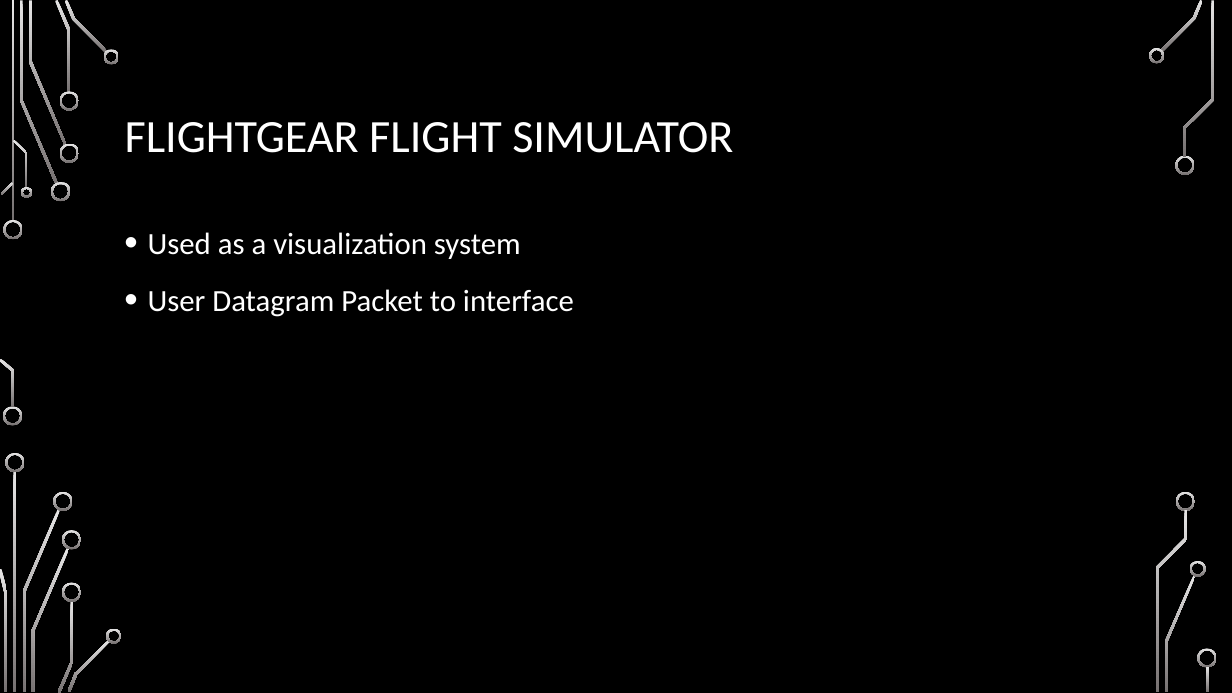
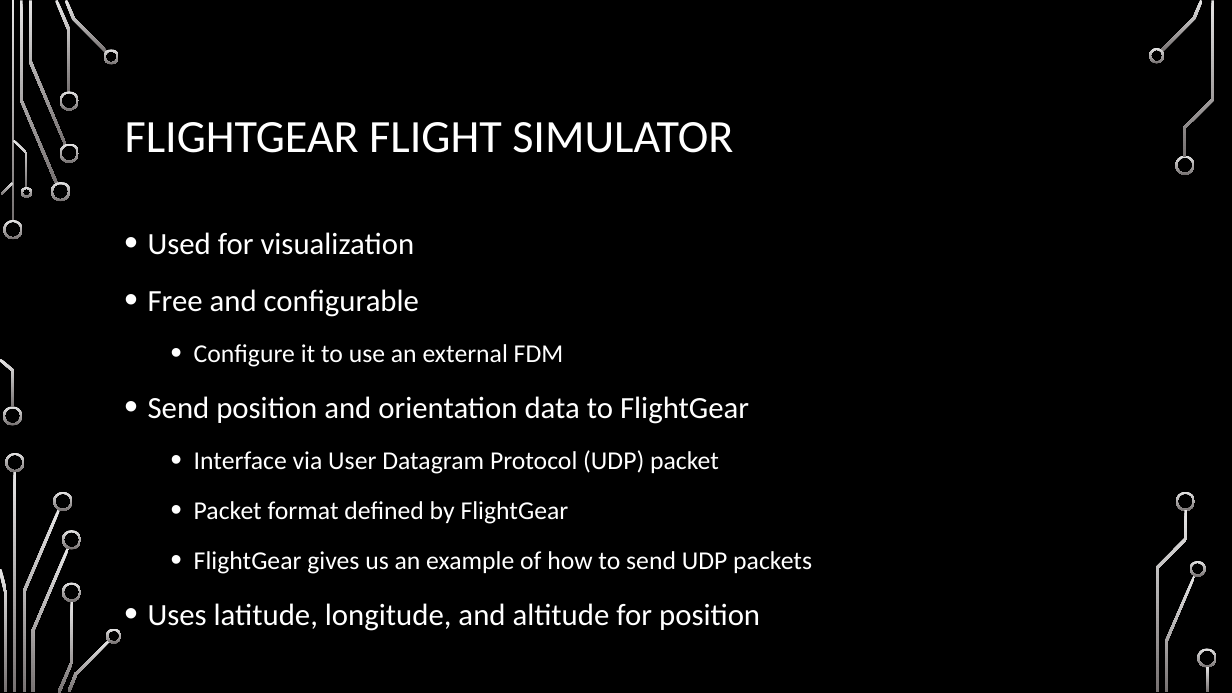
Before and after one commit to chaddw/ECS-Rust-FlightDynamics, a slide deck: slide 8 of Defense.pptx (slide 9 before the commit). Drawn at 1232x693 pixels with LibreOffice and Linux fonts; fonts in the diff are those of the drawing; background and template pictures are left out. Boxes give left, top, right and bottom in pixels: in the first picture for what was removed or moved away, otherwise in the second. Text is boxed around its words. In the diff, an @@ line names an element or a change of style, - is before the commit and + after.

```diff
--- a/Defense.pptx
+++ b/Defense.pptx
@@ text at <box>148,232,812,631</box>: text changed; size 24 to 20 pt @@
-• Used as a visualization system
-• User Datagram Packet to interface
+• Used for visualization
+• Free and configurable
+  • Configure it to use an external FDM
+• Send position and orientation data to FlightGear
+  • Interface via User Datagram Protocol (UDP) packet
+  • Packet format defined by FlightGear
+  • FlightGear gives us an example of how to send UDP packets
+• Uses latitude, longitude, and altitude for position
```
Also in this commit, not shown: 12 other slides changed, 5 slides added, 2 slides removed.
